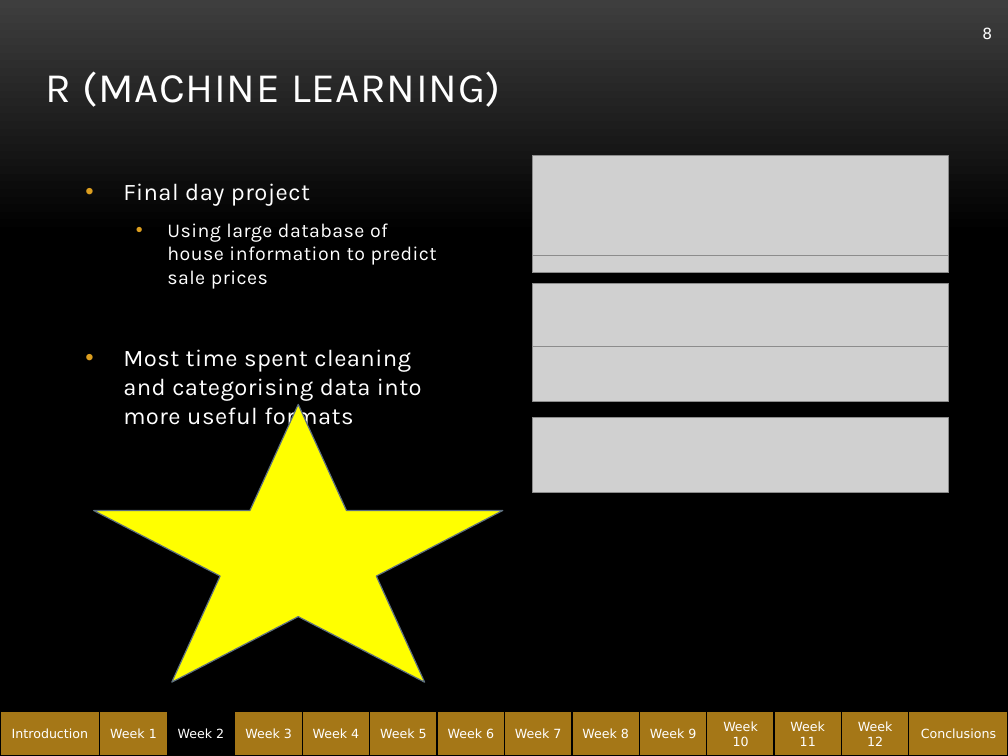
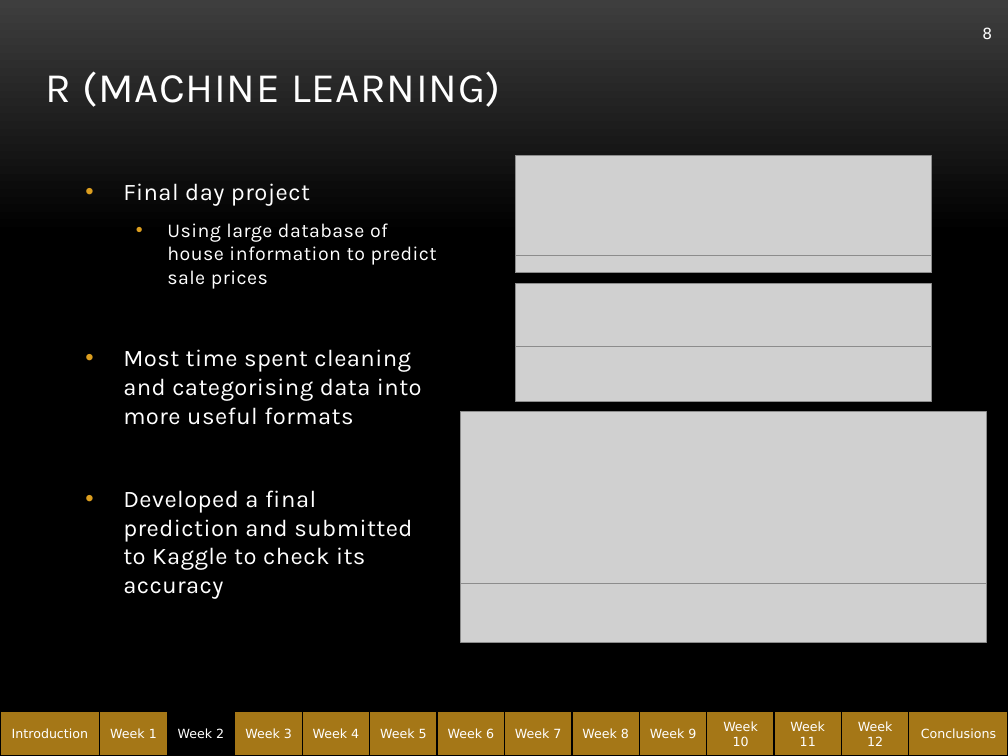
Before and after one commit to abe1ge/teletubbiesQAC, a slide deck: slide 8 of FinalPresentation.pptx. Drawn at 1008x756 pixels with LibreOffice and Linux fonts; fonts in the diff are those of the drawing; grey boxes stand for pictures; background and template pictures are left out. Boxes give left, top, right and bottom in pixels: in the first picture for what was removed or moved away, otherwise in the second. Text is boxed around its words. In the diff, an @@ line names an element or a change of style, - is before the commit and + after.

```diff
--- a/FinalPresentation.pptx
+++ b/FinalPresentation.pptx
@@ 4 pictures moved together from (x1=532, y1=156, x2=949, y2=401) to (x1=515, y1=156, x2=931, y2=401) @@
@@ star removed at (x1=94, y1=404, x2=503, y2=682) @@
@@ picture added at (x1=461, y1=412, x2=986, y2=585) @@
@@ picture removed at (x1=532, y1=417, x2=949, y2=492) @@
@@ text at (x1=123, y1=490, x2=412, y2=599): paragraph added @@
+• Developed a final prediction and submitted to Kaggle to check its accuracy
@@ picture added at (x1=461, y1=584, x2=986, y2=642) @@
```
Also in this commit, not shown: 7 other slides changed, 12 slides added, 1 slide removed.
